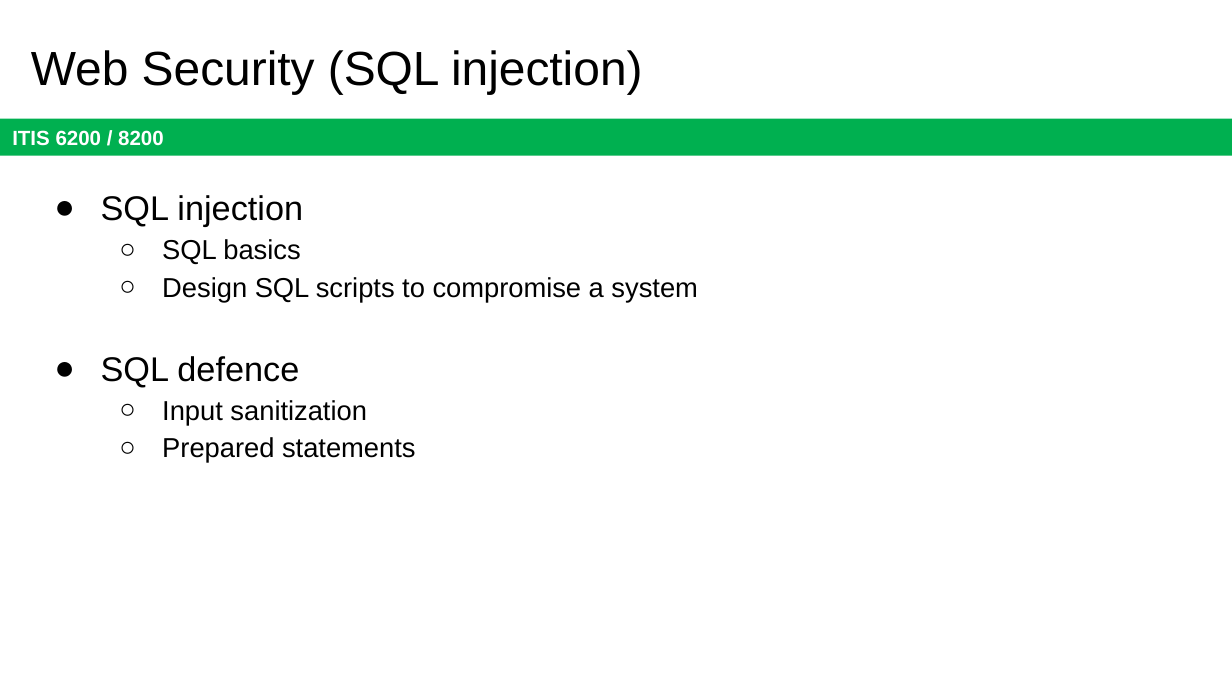
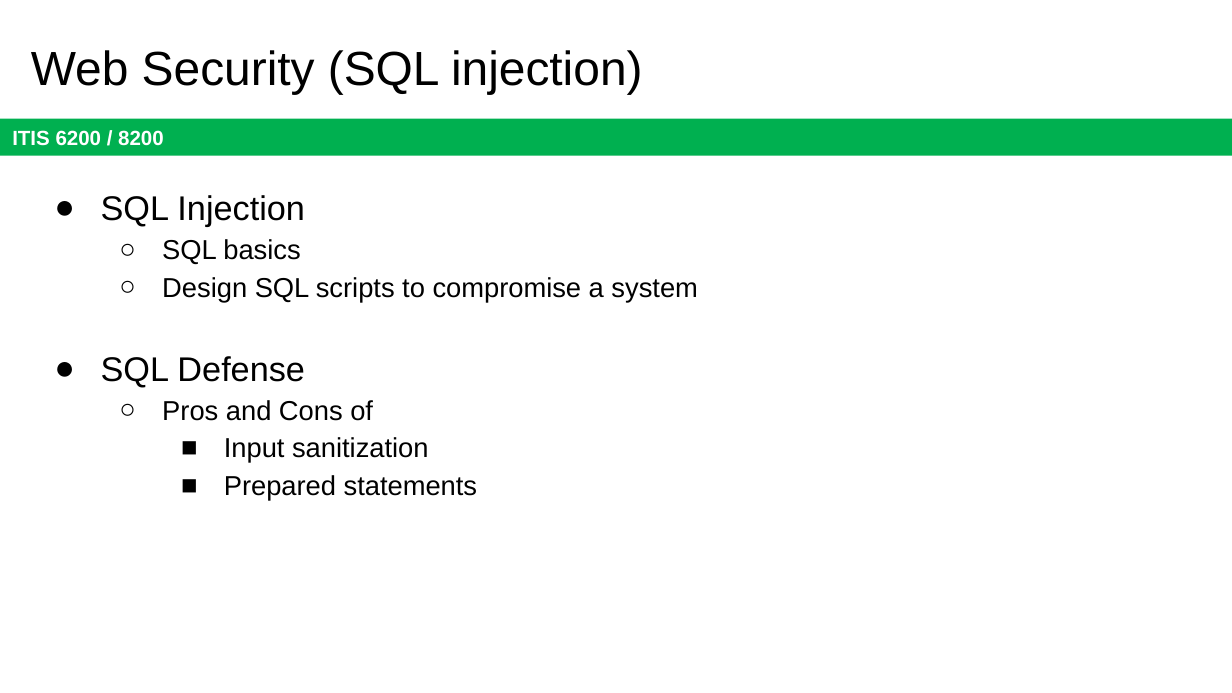
Before and after one commit to jx5c/github.io, a slide deck: slide 19 of teaching/ITIS6200/2023fa/lectures/final.review.pptx. Drawn at 1232x693 pixels with LibreOffice and Linux fonts; fonts in the diff are those of the drawing. Boxes give left, top, right and bottom in pixels: in the first picture for what was removed or moved away, otherwise in the second. Text is boxed around its words. In the diff, an @@ line names an element or a change of style, - is before the commit and + after.

```diff
--- a/teaching/ITIS6200/2023fa/lectures/final.review.pptx
+++ b/teaching/ITIS6200/2023fa/lectures/final.review.pptx
@@ text at [101, 195, 305, 227]: text changed @@
-● SQL injection
+● SQL Injection
@@ text at [101, 356, 373, 421]: text changed; size 20 to 16 pt @@
-● SQL defence
+● SQL Defense
+  ○ Pros and Cons of
@@ text at [224, 437, 477, 501]: bullet ○ to ■; list level 2 to 3 in "Input sanitization"; list level 2 to 3 in "Prepared statements" @@
```
Also in this commit, not shown: 10 other slides changed, 1 slide added, 1 slide removed, 2 other files.
